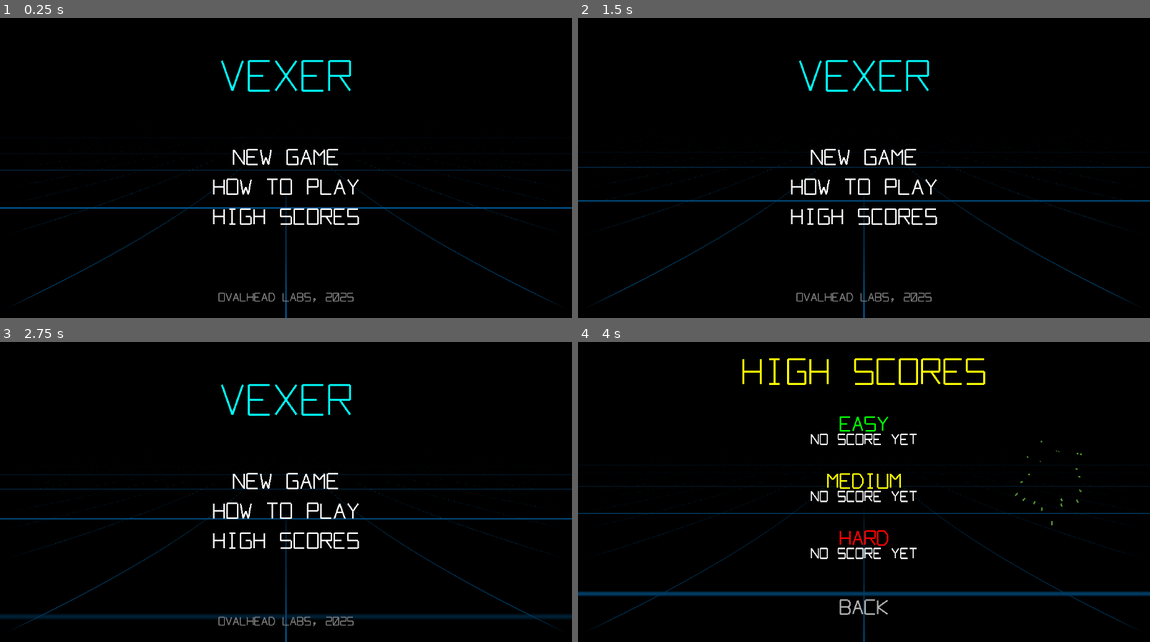
Above: before the commit, frames 1-4 (two rows, left to right).
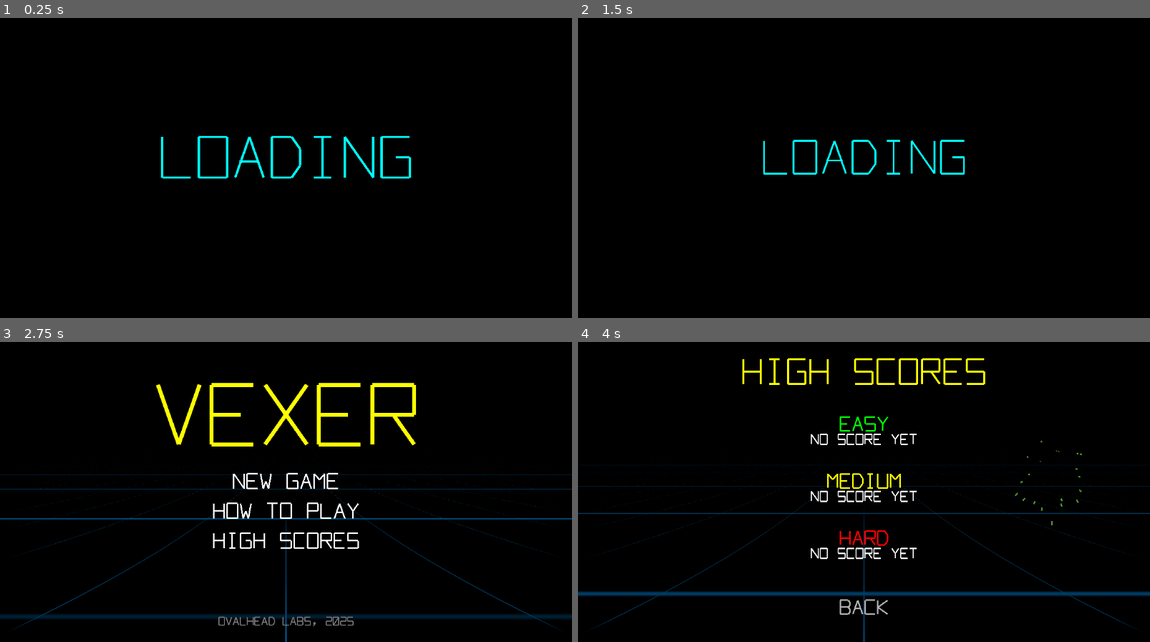
Above: after the commit, the same moments.

Repository: justinstroud-campmeeker/vexer
Game: Godot game, scene res://scenes/loading_screen.tscn
Same seed, same stepped clock (60 frames per second), same inputs: the game is played once before the commit and once after it. Before the commit the project starts from res://scenes/main_menu.tscn.
Inputs (mouse positions are in pixels of both pictures, inside the frame that each line leads up to):
- Up to frame 1 (0.25 s): no input
- Up to frame 2 (1.5 s): move the mouse to (989, 141) at 0.52 s; click (989, 141) at 0.67 s; drag from (749, 174) to (835, 222) at 1.27 s
- Up to frame 3 (2.75 s): tap Enter at 2 s; move the mouse to (343, 411) at 2.02 s; click (343, 411) at 2.17 s
- Up to frame 4 (4 s): drag from (835, 546) to (692, 432) at 2.77 s; move the mouse to (1035, 528) at 3.52 s; click (1035, 528) at 3.67 s

The runs differ from the first frame. In frame 1, 4.6% of the frame differs, in the area x 0-100%, y 13-100%; in frame 2, 4.2%; in frame 3, 2.5%; in frame 4, nothing differs.

Commit message:
Added sound

Diff:
--- a/project.godot
+++ b/project.godot
@@ -11,13 +11,14 @@
 [application]
 
 config/name="vexer"
-run/main_scene="res://scenes/main_menu.tscn"
+run/main_scene="res://scenes/loading_screen.tscn"
 config/features=PackedStringArray("4.5", "Mobile")
 config/icon="res://icon.svg"
 
 [autoload]
 
 GameState="*res://scripts/game_state.gd"
+SoundManager="*res://scripts/sound_manager.gd"
 
 [editor]
 
--- /dev/null
+++ b/scenes/loading_screen.tscn
@@ -0,0 +1,21 @@
+[gd_scene load_steps=2 format=3]
+
+[ext_resource type="Script" path="res://scripts/loading_screen.gd" id="1_loading"]
+
+[node name="LoadingScreen" type="Control"]
+layout_mode = 3
+anchors_preset = 15
+anchor_right = 1.0
+anchor_bottom = 1.0
+grow_horizontal = 2
+grow_vertical = 2
+script = ExtResource("1_loading")
+
+[node name="Background" type="ColorRect" parent="."]
+layout_mode = 1
+anchors_preset = 15
+anchor_right = 1.0
+anchor_bottom = 1.0
+grow_horizontal = 2
+grow_vertical = 2
+color = Color(0, 0, 0, 1)
--- a/scenes/main_menu.tscn
+++ b/scenes/main_menu.tscn
@@ -1,7 +1,7 @@
-[gd_scene load_steps=4 format=3]
+[gd_scene load_steps=4 format=3 uid="uid://cstdov6g1vdgk"]
 
-[ext_resource type="Script" path="res://scripts/main_menu.gd" id="1_main"]
-[ext_resource type="Shader" path="res://shaders/grid_background.gdshader" id="2_shader"]
+[ext_resource type="Script" uid="uid://dd0u8137ceetf" path="res://scripts/main_menu.gd" id="1_main"]
+[ext_resource type="Shader" uid="uid://bdx33b84o8ew3" path="res://shaders/grid_background.gdshader" id="2_shader"]
 
 [sub_resource type="ShaderMaterial" id="ShaderMaterial_grid"]
 shader = ExtResource("2_shader")
--- a/scripts/ball.gd
+++ b/scripts/ball.gd
@@ -131,9 +131,11 @@
 	if body.get_parent() and body.get_parent().name == "PlayerLine":
 		_start_throb()
 		hit_player_line.emit()
+		SoundManager.play_bounce()
 	# Check if it's a wall
 	elif body.name in ["NorthWall", "SouthWall", "EastWall", "WestWall"]:
 		hit_wall.emit(body.name)
+		SoundManager.play_bounce()
 
 func _on_body_exited(body: Node) -> void:
 	bodies_in_contact.erase(body)
--- a/scripts/difficulty_menu.gd
+++ b/scripts/difficulty_menu.gd
@@ -83,14 +83,17 @@
 
 func _on_easy_pressed() -> void:
 	GameState.difficulty = GameState.Difficulty.EASY
+	SoundManager.play_new_game()
 	get_tree().change_scene_to_file("res://scenes/game.tscn")
 
 func _on_medium_pressed() -> void:
 	GameState.difficulty = GameState.Difficulty.MEDIUM
+	SoundManager.play_new_game()
 	get_tree().change_scene_to_file("res://scenes/game.tscn")
 
 func _on_hard_pressed() -> void:
 	GameState.difficulty = GameState.Difficulty.HARD
+	SoundManager.play_new_game()
 	get_tree().change_scene_to_file("res://scenes/game.tscn")
 
 func _on_back_pressed() -> void:
--- a/scripts/game.gd
+++ b/scripts/game.gd
@@ -52,6 +52,7 @@
 
 func _ready() -> void:
 	viewport_size = get_viewport_rect().size
+	SoundManager.stop_menu_music()
 
 	_setup_screen_flash()
 	_setup_ball_counter()
@@ -337,6 +338,7 @@
 	_trigger_flash()
 	_explode_all_shapes()
 	ball.queue_free()
+	SoundManager.play_lost_ball()
 
 func _on_bonus_hit(points: int) -> void:
 	hud.add_score(points)
@@ -369,6 +371,7 @@
 func _award_bonus_life() -> void:
 	hud.add_life()
 	_spawn_life_announcement()
+	SoundManager.play_extra_life()
 
 func _spawn_life_announcement() -> void:
 	var announcement := Node2D.new()
@@ -390,6 +393,7 @@
 
 func _end_game() -> void:
 	stop_game()
+	SoundManager.play_game_over()
 	var final_score: int = hud.get_score()
 	print("Game Over! Final Score: ", final_score)
 
--- /dev/null
+++ b/scripts/loading_screen.gd
@@ -0,0 +1,61 @@
+extends Control
+
+var text_container: Node2D = null
+var text_node: Node2D = null
+var base_scale := 1.0
+var pulse_amount := 0.2
+var pulse_speed := 4.0
+var time := 0.0
+var min_display_time := 1.5
+var elapsed_time := 0.0
+var next_scene_ready := false
+var text_width: float = 0.0
+var text_height: float = 70.0
+
+func _ready() -> void:
+	_create_loading_text()
+	_update_layout()
+	get_tree().root.size_changed.connect(_on_viewport_resized)
+
+	# Start loading the main menu in background
+	ResourceLoader.load_threaded_request("res://scenes/main_menu.tscn")
+
+func _process(delta: float) -> void:
+	time += delta
+	elapsed_time += delta
+
+	# Pulsate the text size from center
+	var pulse := sin(time * pulse_speed) * pulse_amount
+	var new_scale := base_scale + pulse
+	text_container.scale = Vector2(new_scale, new_scale)
+
+	# Check if loading is complete
+	var status := ResourceLoader.load_threaded_get_status("res://scenes/main_menu.tscn")
+	if status == ResourceLoader.THREAD_LOAD_LOADED:
+		next_scene_ready = true
+
+	# Transition after minimum display time and loading complete
+	if next_scene_ready and elapsed_time >= min_display_time:
+		var scene := ResourceLoader.load_threaded_get("res://scenes/main_menu.tscn")
+		get_tree().change_scene_to_packed(scene)
+
+func _on_viewport_resized() -> void:
+	_update_layout()
+
+func _update_layout() -> void:
+	if text_container:
+		var viewport_size := get_viewport_rect().size
+		# Position container at screen center
+		text_container.position = Vector2(viewport_size.x / 2.0, viewport_size.y / 2.0)
+
+func _create_loading_text() -> void:
+	text_width = VectorFont.get_text_width("LOADING", text_height)
+
+	# Container at screen center, scales from its position
+	text_container = Node2D.new()
+	add_child(text_container)
+
+	# Text offset so its center aligns with container origin
+	text_node = VectorFont.create_text("LOADING", text_height, Color.CYAN, 4.0)
+	text_node.position = Vector2(-text_width / 2.0, -text_height / 2.0)
+	text_container.add_child(text_node)
--- a/scripts/main_menu.gd
+++ b/scripts/main_menu.gd
@@ -16,6 +16,7 @@
 	_create_footer()
 	_update_layout()
 	get_tree().root.size_changed.connect(_on_viewport_resized)
+	SoundManager.start_menu_music()
 
 func _on_viewport_resized() -> void:
 	_update_layout()
@@ -27,8 +28,8 @@
 	footer_container.position = Vector2(viewport_size.x / 2.0, viewport_size.y - 50)
 
 func _create_title() -> void:
-	var title := VectorFont.create_text("VEXER", 60.0, Color.CYAN, 4.0)
-	var title_width := VectorFont.get_text_width("VEXER", 60.0)
+	var title := VectorFont.create_text("VEXER", 120.0, Color.YELLOW, 8.0)
+	var title_width := VectorFont.get_text_width("VEXER", 120.0)
 	title.position.x = -title_width / 2.0
 	title_container.add_child(title)
 
--- /dev/null
+++ b/scripts/sound_manager.gd
@@ -0,0 +1,57 @@
+extends Node
+
+# Sound effects
+var sfx_bounce: AudioStreamPlayer
+var sfx_extra_life: AudioStreamPlayer
+var sfx_game_over: AudioStreamPlayer
+var sfx_lost_ball: AudioStreamPlayer
+var sfx_new_game: AudioStreamPlayer
+
+# Music
+var music_menu: AudioStreamPlayer
+
+func _ready() -> void:
+	_setup_sounds()
+
+func _setup_sounds() -> void:
+	# Sound effects
+	sfx_bounce = _create_player("res://resources/sound/bounce.wav")
+	sfx_extra_life = _create_player("res://resources/sound/extra_life.wav")
+	sfx_game_over = _create_player("res://resources/sound/game_over.wav")
+	sfx_lost_ball = _create_player("res://resources/sound/lost_ball.wav")
+	sfx_new_game = _create_player("res://resources/sound/new_game.wav")
+
+	# Music (looping)
+	music_menu = _create_player("res://resources/sound/menu_music.wav", true)
+
+func _create_player(path: String, loop: bool = false) -> AudioStreamPlayer:
+	var player := AudioStreamPlayer.new()
+	var stream := load(path) as AudioStream
+	if stream:
+		player.stream = stream
+		if loop and stream is AudioStreamWAV:
+			(stream as AudioStreamWAV).loop_mode = AudioStreamWAV.LOOP_FORWARD
+	add_child(player)
+	return player
+
+func play_bounce() -> void:
+	sfx_bounce.play()
+
+func play_extra_life() -> void:
+	sfx_extra_life.play()
+
+func play_game_over() -> void:
+	sfx_game_over.play()
+
+func play_lost_ball() -> void:
+	sfx_lost_ball.play()
+
+func play_new_game() -> void:
+	sfx_new_game.play()
+
+func start_menu_music() -> void:
+	if not music_menu.playing:
+		music_menu.play()
+
+func stop_menu_music() -> void:
+	music_menu.stop()
Not shown, changed: .claude/settings.local.json
Not shown, added: resources/sound/bounce.wav.import
Not shown, added: resources/sound/extra_life.wav.import
Not shown, added: resources/sound/game_over.wav.import
Not shown, added: resources/sound/lost_ball.wav.import
Not shown, added: resources/sound/menu_music.wav.import
Not shown, added: resources/sound/new_game.wav.import
Not shown: 1 places in scenes/main_menu.tscn that only renumber resources
Not shown, added: scripts/loading_screen.gd.uid
Not shown, added: scripts/sound_manager.gd.uid
Not shown, added: resources/sound/bounce.wav
Not shown, added: resources/sound/extra_life.wav
(and 4 more such lines)
